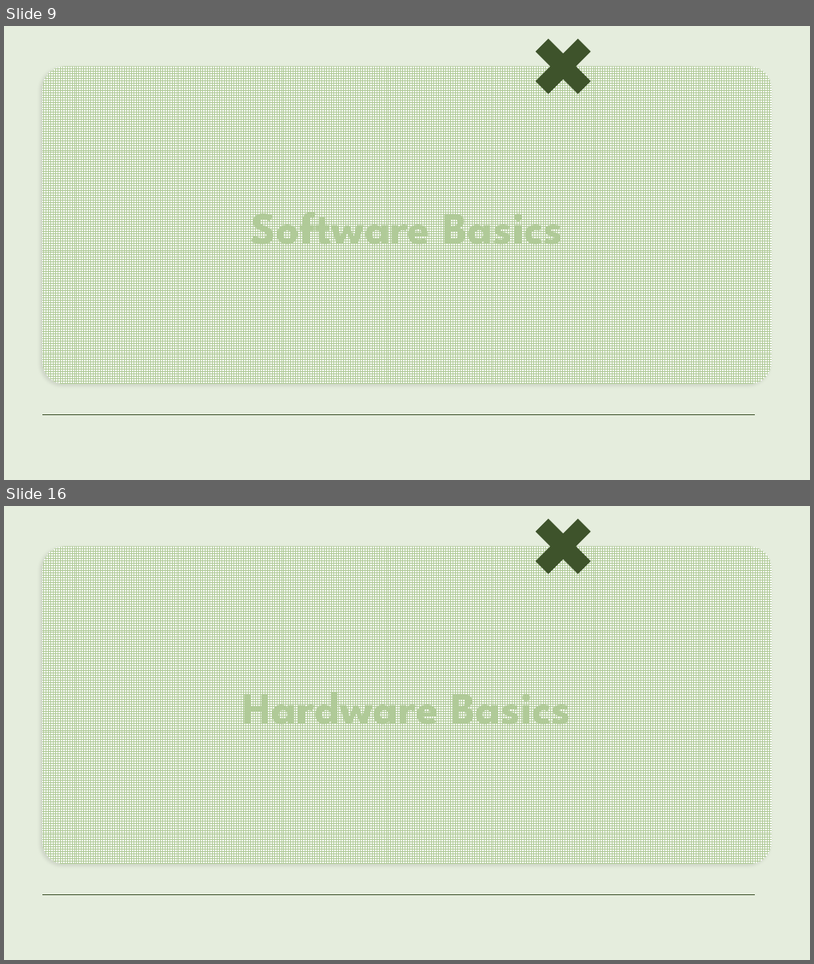
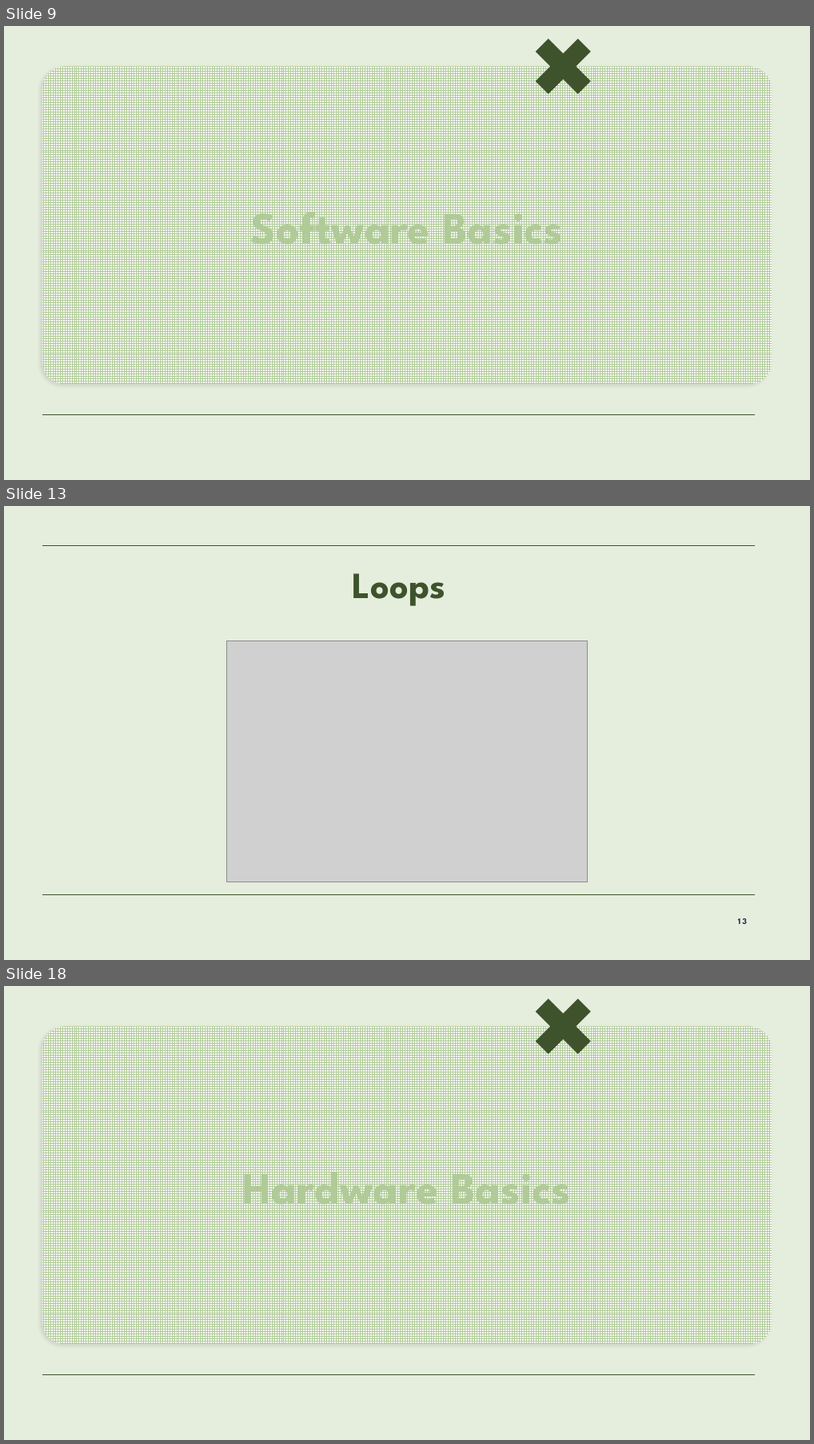
Before and after one commit to caro-line33/intro-to-audio-engineering, a slide deck: week1_microcontrollers/slides/week1.pptx. Shown one above the other, each under a label of ours: slides 9 and 16 before the commit, slides 9, 13 and 18 after it; the slides between them are not shown. The pictures are 814x964 and 814x1444 pixels, drawn with LibreOffice and Linux fonts; fonts in the diff are those of the drawing; grey boxes stand for pictures; background and template pictures are left out. Boxes give left, top, right and bottom in pixels: in the first picture for what was removed or moved away, otherwise in the second. Text is boxed around its words. In the diff, an @@ line names an element or a change of style, - is before the commit and + after.

```diff
--- a/week1_microcontrollers/slides/week1.pptx
+++ b/week1_microcontrollers/slides/week1.pptx
@@ slide 13 added at bbox=[4, 506, 810, 960], background #E5EDDD; not listed: 1 template element that a slide beside it also shows @@
@@ line added from (42, 545) to (754, 545), #3E532A 1 pt @@
@@ title added at bbox=[353, 573, 446, 606], 44 pt, text #3E532A, bold @@
+Loops
@@ picture added at bbox=[226, 640, 588, 882] @@
@@ page number added at bbox=[738, 918, 747, 924], 10 pt, text #222F51, bold @@
+13
@@ what was slide 16 is now slide 18 @@
```
Also in this commit, not shown: 3 slides changed, 13 other slides added, 8 slides removed, 22 other files.
